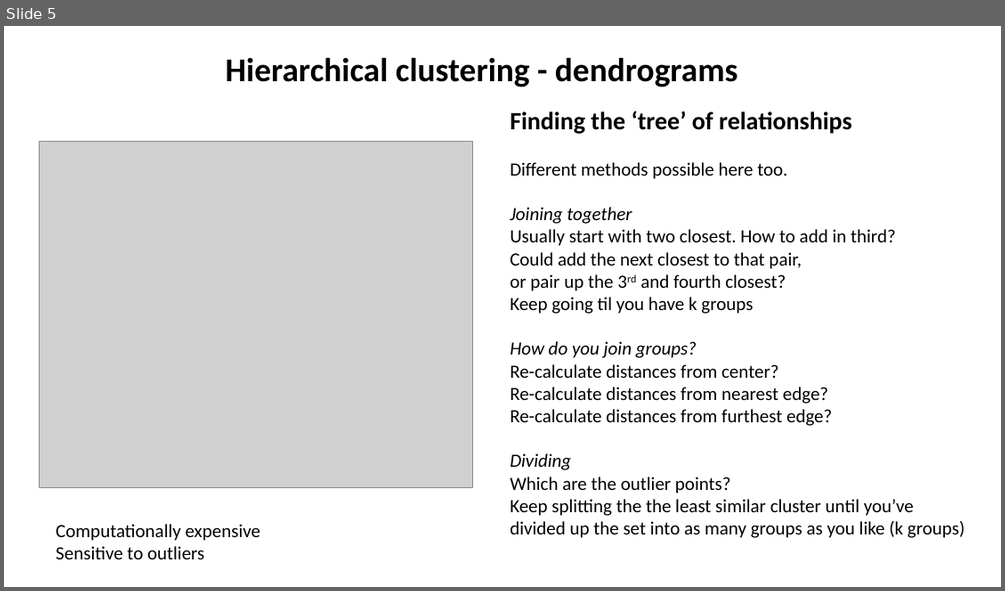
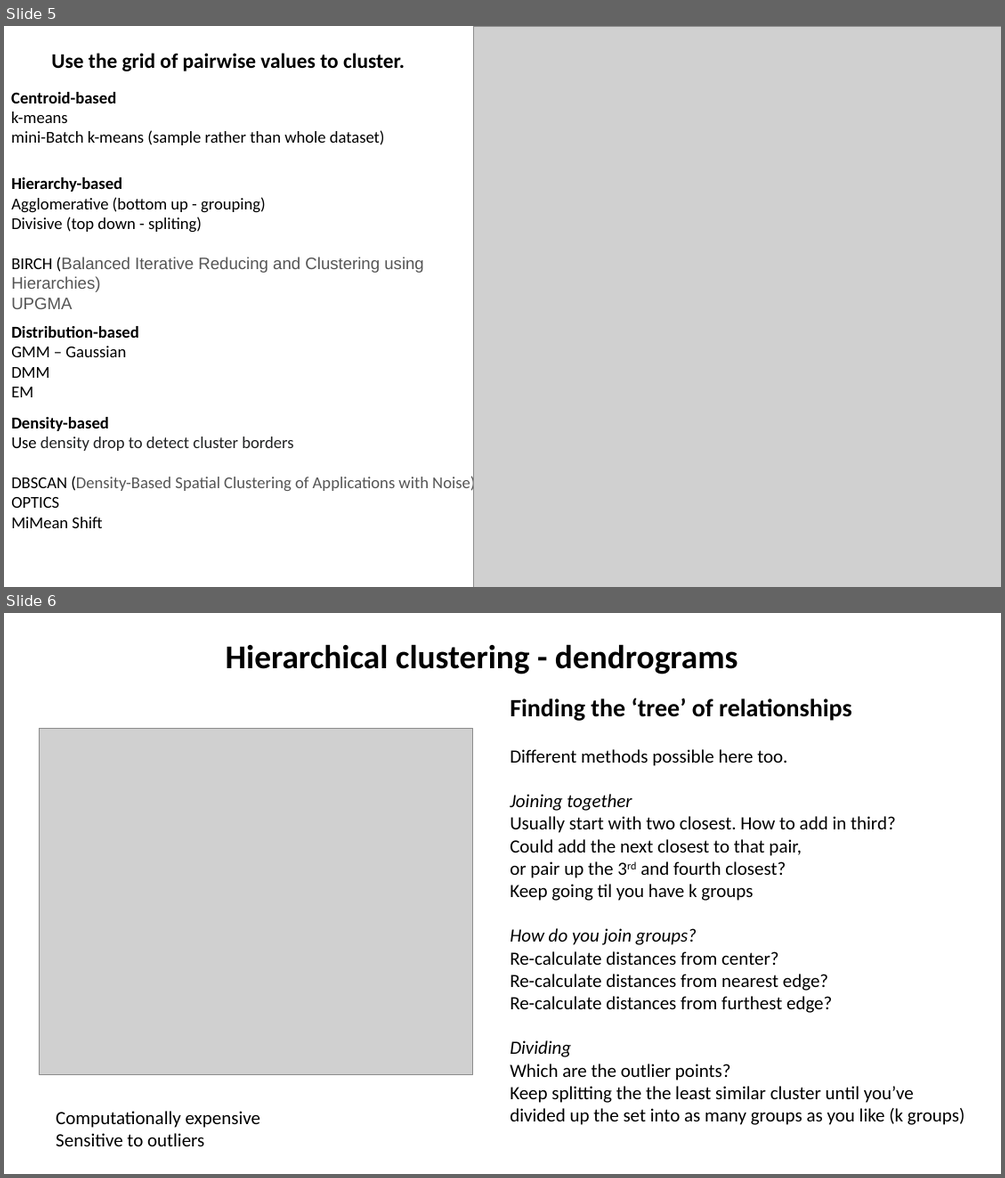
Before and after one commit to nicksavill/DEB_development, a slide deck: Week_7/Clustering.pptx. Shown one above the other, each under a label of ours: slide 5 before the commit, slides 5 and 6 after it. The pictures are 1005x591 and 1005x1178 pixels, drawn with LibreOffice and Linux fonts; fonts in the diff are those of the drawing; grey boxes stand for pictures. Boxes give left, top, right and bottom in pixels: in the first picture for what was removed or moved away, otherwise in the second. Text is boxed around its words. In the diff, an @@ line names an element or a change of style, - is before the commit and + after.

```diff
--- a/Week_7/Clustering.pptx
+++ b/Week_7/Clustering.pptx
@@ slide 5 added at (x1=4, y1=26, x2=1001, y2=587), background #FFFFFF @@
@@ picture added at (x1=474, y1=26, x2=1001, y2=587) @@
@@ text added at (x1=51, y1=53, x2=404, y2=71), 20 pt, text #000000, bold @@
+Use the grid of pairwise values to cluster.
@@ text added at (x1=11, y1=92, x2=385, y2=145), 16 pt, text #000000 @@
+Centroid-based
+k-means
+mini-Batch k-means (sample rather than whole dataset)
@@ text added at (x1=11, y1=177, x2=424, y2=309), 16 pt, text #000000 @@
+Hierarchy-based
+Agglomerative (bottom up - grouping)
+Divisive (top down - spliting)
+BIRCH (Balanced Iterative Reducing and Clustering using
+Hierarchies)
+UPGMA
@@ text added at (x1=11, y1=326, x2=139, y2=397), 16 pt, text #000000, bold @@
+Distribution-based
+GMM – Gaussian
+DMM
+EM
@@ text added at (x1=11, y1=417, x2=475, y2=528), 16 pt, text #555555 @@
+Density-based
+Use density drop to detect cluster borders
+DBSCAN (Density-Based Spatial Clustering of Applications with Noise)
+OPTICS
+MiMean Shift
@@ what was slide 5 is now slide 6 @@
```
Also in this commit, not shown: 5 slides changed, 14 other files.
